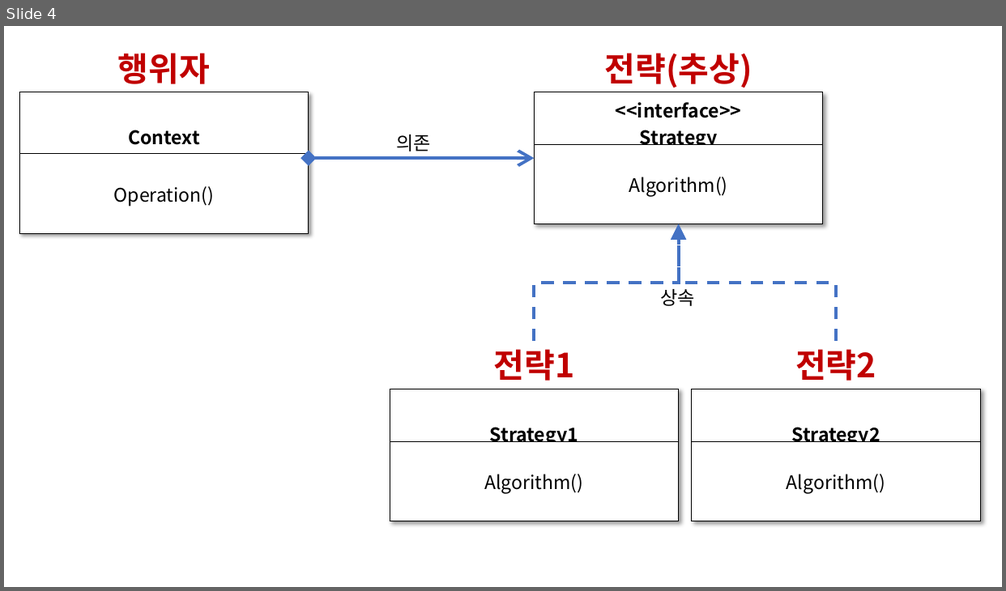
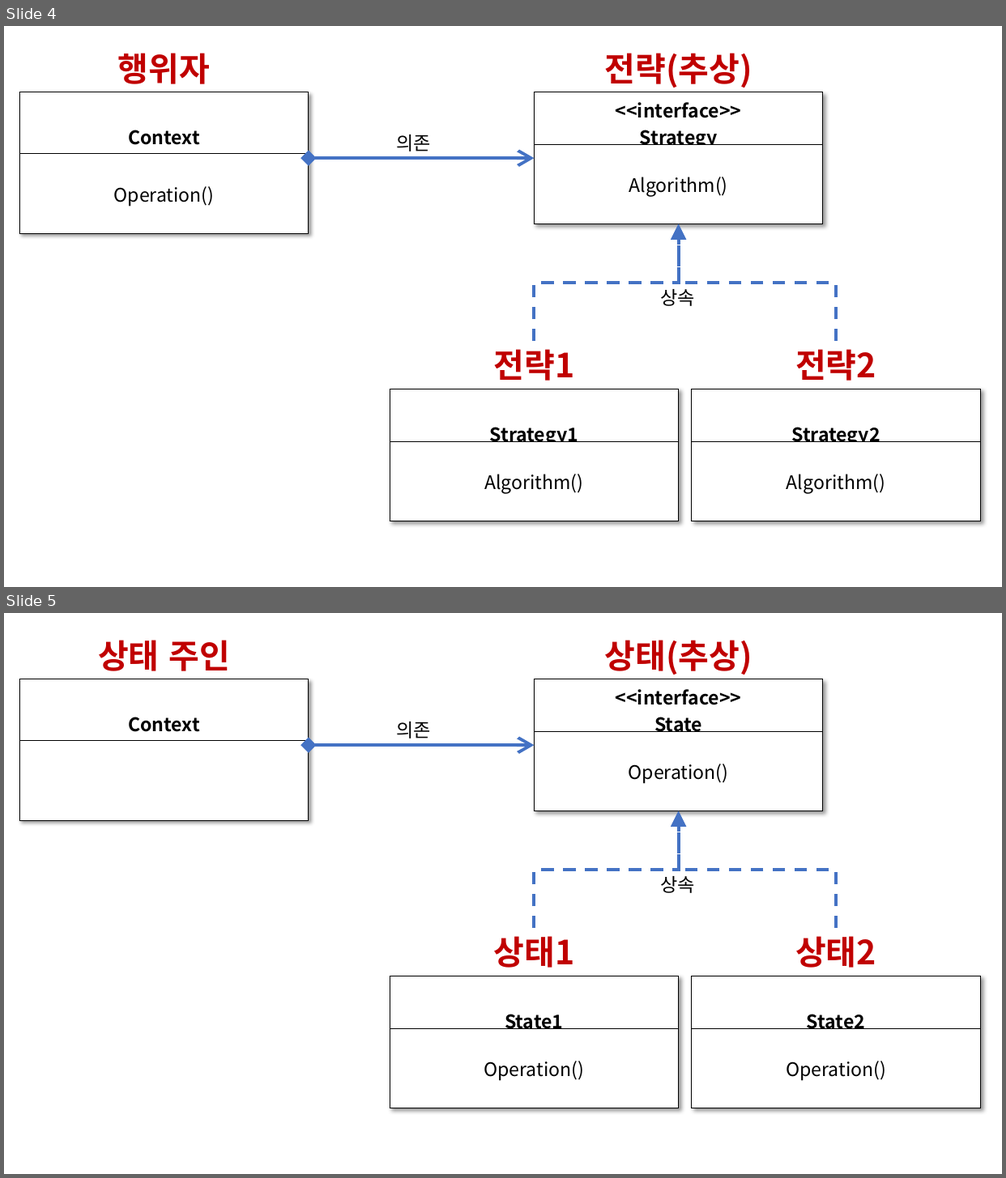
Before and after one commit to dhtpdud/DesignPatternStudy, a slide deck: Images/이미지 그리기용 ppt.pptx. Shown one above the other, each under a label of ours: slide 4 before the commit, slides 4 and 5 after it. The pictures are 1006x591 and 1006x1178 pixels, drawn with LibreOffice and Linux fonts; fonts in the diff are those of the drawing. Boxes give left, top, right and bottom in pixels: in the first picture for what was removed or moved away, otherwise in the second. Text is boxed around its words. In the diff, an @@ line names an element or a change of style, - is before the commit and + after.

Commit message:
상태 패턴 이미지 추가

```diff
--- a/Images/이미지 그리기용 ppt.pptx
+++ b/Images/이미지 그리기용 ppt.pptx
@@ slide 5 added at bbox=[4, 613, 1002, 1174], background #FFFFFF @@
@@ text added at bbox=[98, 640, 230, 671], 32 pt, text #C00000, bold @@
+상태 주인
@@ text added at bbox=[604, 640, 752, 675], 32 pt, text #C00000, bold @@
+상태(추상)
@@ table added at bbox=[19, 679, 309, 811], 2 rows, 1 columns @@
+Context
+
@@ table added at bbox=[534, 679, 823, 811], 2 rows, 1 columns @@
+<<interface>> / State
+Operation()
@@ text added at bbox=[396, 722, 431, 739], 18 pt, text #000000 @@
+의존
@@ double arrow added from (309, 746) to (534, 746), #4472C4 3 pt @@
@@ elbow arrow added from (534, 928) to (679, 811), #4472C4 3 pt dashed @@
@@ elbow arrow added from (837, 928) to (679, 811), #4472C4 3 pt dashed @@
@@ text added at bbox=[660, 876, 695, 893], 18 pt, text #000000 @@
+상속
@@ text added at bbox=[493, 936, 574, 968], 32 pt, text #C00000, bold @@
+상태1
@@ text added at bbox=[795, 936, 876, 968], 32 pt, text #C00000, bold @@
+상태2
@@ table added at bbox=[390, 976, 679, 1108], 2 rows, 1 columns @@
+State1
+Operation()
@@ table added at bbox=[692, 976, 981, 1108], 2 rows, 1 columns @@
+State2
+Operation()
```
Also in this commit, not shown: 1 other file.
